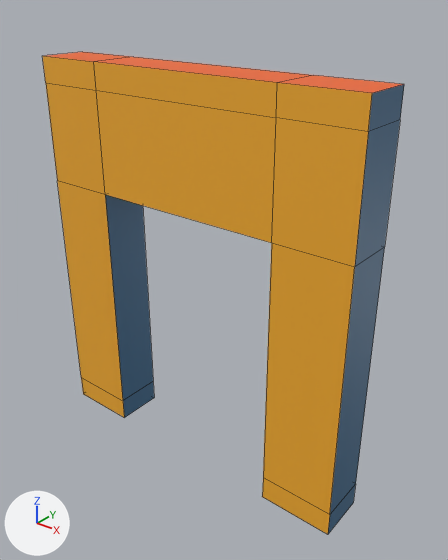
What one commit did to the Blender file mods/puggos_world/sandbox/structures/modular/door-4/blend/Door-4.blend.
The view is the same before and after, from a 50 mm lens placed at (3.61, -4.13, 4.67), pointed at (0.21, 0.12, 2.04). Arrows for +X, +Y and +Z are at lower left; the lights stay in place. Mesh edges are drawn as thin lines.

The scene before the commit, as lines of its bpy script (objects in view):
```python
me_door_4_col = bpy.data.meshes.new('Door-4-col')
me_door_4_col.from_pydata(...)  # 40 vertices, 38 faces; spans x -1.75..1.75, y -0.25..0.25, z 0.0..4.0
me_door_4_col.materials.append(mat_material)  # picture img_building_tests_png
ob_door_4_col = bpy.data.objects.new('Door-4-col', me_door_4_col)
ob_door_4_col.location = (0.0, 0.0, 0.0)
```
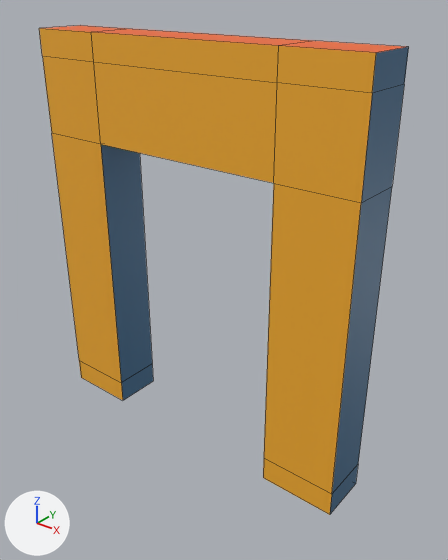
What differs and where, as boxes [x1, y1, x2, y2] in the pictures (448 x 560 px; the box of a moved part takes in the faces that stretch with it):
'Door-4-col', reshaped: before [42, 52, 404, 534]; after [39, 25, 409, 515]
part 1 of me_door_4_col, moved or reshaped: before [81, 378, 154, 418]; after [79, 361, 153, 400]
part 2 of me_door_4_col, moved or reshaped: before [42, 52, 130, 90]; after [39, 25, 127, 62]
part 3 of me_door_4_col, moved or reshaped: before [262, 478, 356, 534]; after [263, 459, 358, 515]
part 4 of me_door_4_col, moved or reshaped: before [94, 57, 404, 132]; after [91, 29, 409, 93]
part 5 of me_door_4_col, moved or reshaped: before [46, 83, 400, 515]; after [42, 56, 404, 494]

The change in detail:
me_door_4_col has 40 vertices, 38 faces and spans x -1.75..1.75, y -0.25..0.25, z 0.0..4.0.
me_door_4_col is used by ob_door_4_col; location (0.0, 0.0, 0.0).
me_door_4_col part 1: all 8 vertices in x -1.75..-1.0, y -0.25..0.25, z 0.0..0.25 are moved by (0.0, 0.0, 0.25).
me_door_4_col part 2: all 8 vertices in x -1.75..-1.0, y -0.25..0.25, z 3.75..4.0 are moved by (0.0, 0.0, 0.25).
me_door_4_col part 3: all 8 vertices in x 1.0..1.75, y -0.25..0.25, z 0.0..0.25 are moved by (0.0, 0.0, 0.25).
me_door_4_col part 4: all 8 vertices in x 1.0..1.75, y -0.25..0.25, z 3.75..4.0 are moved by (0.0, 0.0, 0.25).
me_door_4_col part 5: all 8 vertices in x -1.75..1.75, y -0.25..0.25, z 2.75 are moved by (0.0, 0.0, 0.5).
